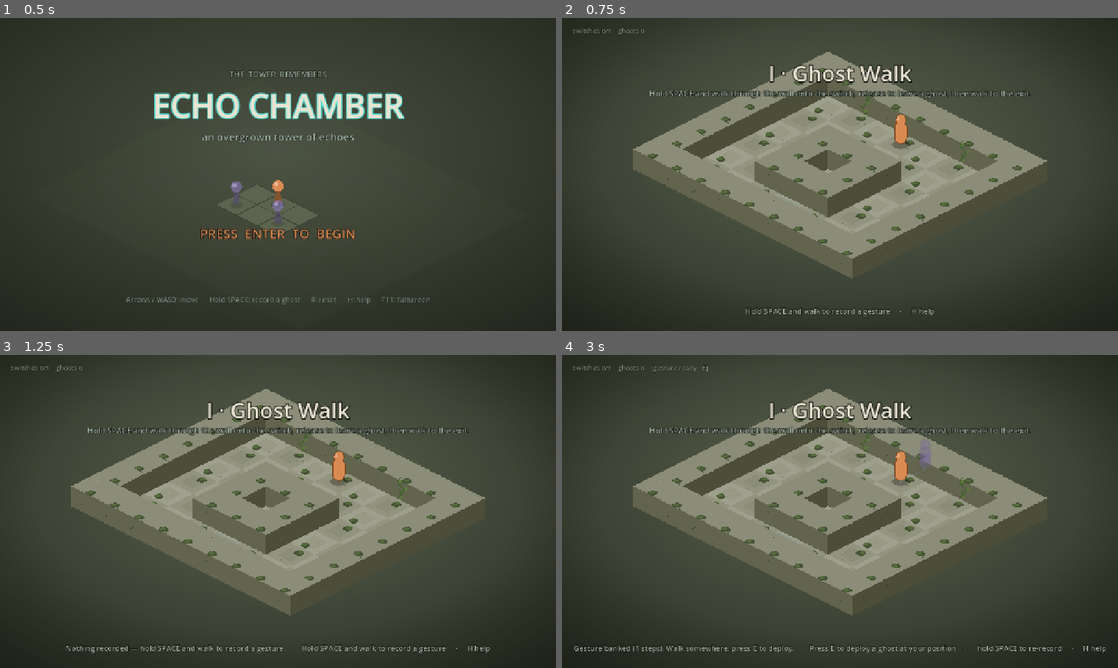
Above: before the commit, frames 1-4 (two rows, left to right).
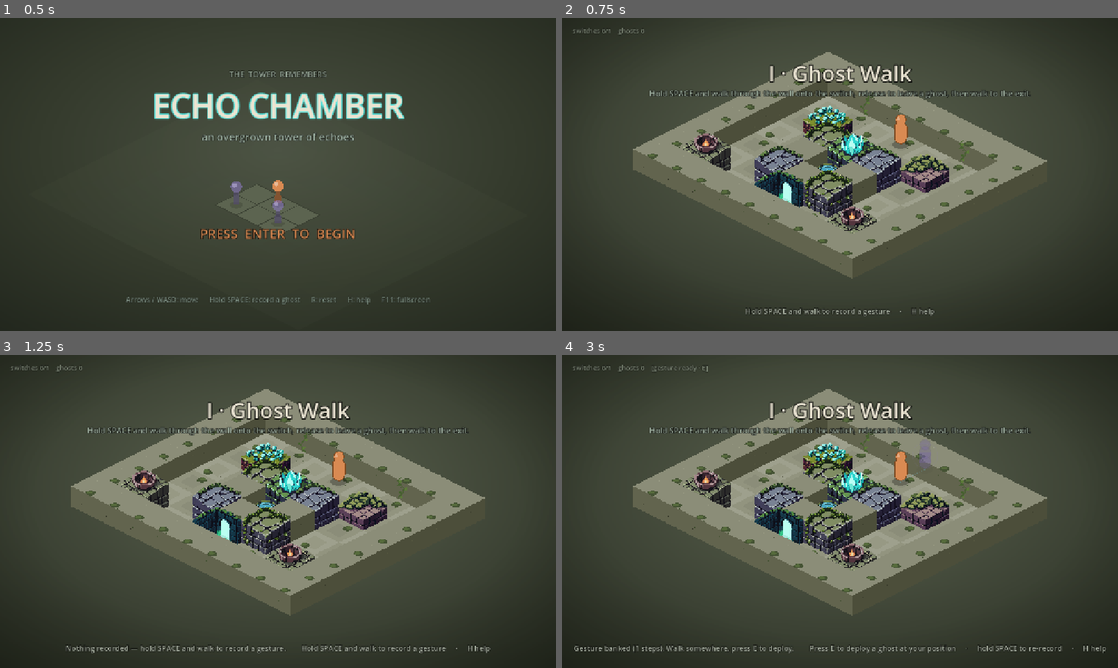
Above: after the commit, the same moments.

Repository: Hkattelu/echo-chamber
Game: Godot game, scene res://start_screen.tscn
The game is run twice, just before and just after one commit, with the same random seed, the same clock (stepped at 60 frames per second) and the same inputs.
Inputs (mouse positions are in pixels of both pictures, inside the frame that each line leads up to):
- Up to frame 1 (0.5 s): no input
- Up to frame 2 (0.75 s): tap Enter at 0.5 s; move the mouse to (962, 158) at 0.52 s; hold Right from 0.53 s (still down); tap R at 0.6 s; click (962, 158) at 0.67 s
- Up to frame 3 (1.25 s): keep holding Right; tap Space at 0.77 s
- Up to frame 4 (3 s): tap Space at 1.25, 1.52, 2.75 s; move the mouse to (728, 527) at 1.27 s; release Right at 1.28 s; hold Down 1.28-2.03 s; tap T at 1.35 s; click (728, 527) at 1.42 s; tap Enter at 2 s; move the mouse to (895, 442) at 2.02 s; hold Right 2.03-2.78 s; tap Backspace at 2.1 s; click (895, 442) at 2.17 s; move the mouse to (812, 574) at 2.77 s; hold Up from 2.78 s (still down); tap N at 2.85 s; click (812, 574) at 2.92 s

Frame 1 is identical in both runs. In frame 2, 5.5% of the frame differs, in the area x 21-70%, y 28-69%; in frame 3, 5.5%; in frame 4, 5.5%.

Commit message:
feat: add PixelLab iso sprites — doorway, wall variants, props, pressure plate
Generate a cohesive set of isometric pixel-art tiles via the PixelLab MCP
(mossy-olive stone + Portal teal/orange palette) and wire them into the
renderer additively, without disturbing the known-good base floor/wall pass:

- doorway: stone archway with teal portal glow, drawn on the exit cell
- plate: teal pressure plate, drawn under the switch glow on plate cells
- wall_mossy / wall_cracked: full-block wall variants
- crystal / brazier: tall wall-cell decor (teal crystals, orange flame)
- rubble / mushrooms: short floor-cell decor

New SPR entries carry an optional "scale" (64px source x1.75 -> exact 112x56
footprint); _blit honors it via draw_texture_rect. Levels gain an optional
"decor" list (cell -> sprite); tall props sit only on wall cells, short props
on quiet floor cells, so pawns never overlap them.

Verified via headless harness: all 4 levels render with no errors and Ghost
Walk still solves to won=true (record -> deploy -> hold switch -> exit).

Co-Authored-By: Claude Opus 4.8 <noreply@anthropic.com>

Diff:
--- a/scripts/Main.gd
+++ b/scripts/Main.gd
@@ -54,6 +54,16 @@
   "floor_b": {"path": "res://assets/sprites/floor_b.png", "anchor": Vector2(56, 38)},
   "wall":    {"path": "res://assets/sprites/wall.png",    "anchor": Vector2(56, 80)},
   "hazard":  {"path": "res://assets/sprites/hazard.png",  "anchor": Vector2(56, 38)},
+  # PixelLab iso tiles (64x64). Footprint diamond centre is at source (32,47);
+  # scaled x1.75 -> exact 112x56 tile footprint (matches floor/wall geometry).
+  "doorway":      {"path": "res://assets/sprites/doorway.png",      "anchor": Vector2(32, 47), "scale": 1.75},
+  "crystal":      {"path": "res://assets/sprites/crystal.png",      "anchor": Vector2(32, 47), "scale": 1.75},
+  "brazier":      {"path": "res://assets/sprites/brazier.png",      "anchor": Vector2(32, 47), "scale": 1.75},
+  "wall_mossy":   {"path": "res://assets/sprites/wall_mossy.png",   "anchor": Vector2(32, 47), "scale": 1.75},
+  "wall_cracked": {"path": "res://assets/sprites/wall_cracked.png", "anchor": Vector2(32, 47), "scale": 1.75},
+  "rubble":       {"path": "res://assets/sprites/rubble.png",       "anchor": Vector2(32, 47), "scale": 1.75},
+  "mushrooms":    {"path": "res://assets/sprites/mushrooms.png",    "anchor": Vector2(32, 47), "scale": 1.75},
+  "plate":        {"path": "res://assets/sprites/plate.png",        "anchor": Vector2(32, 47), "scale": 1.75},
 }
 var tex := {}
 var bg_tex: GradientTexture2D
@@ -80,6 +90,13 @@
       "#...E...#",
       "#########"],
     "vines": [Vector2i(2, 0), Vector2i(6, 0)],
+    "decor": [
+      [Vector2i(4, 3), "crystal"],
+      [Vector2i(3, 3), "wall_mossy"], [Vector2i(5, 3), "wall_cracked"],
+      [Vector2i(3, 5), "wall_cracked"], [Vector2i(5, 5), "wall_mossy"],
+      [Vector2i(1, 6), "brazier"], [Vector2i(7, 6), "brazier"],
+      [Vector2i(2, 2), "mushrooms"], [Vector2i(6, 2), "rubble"],
+    ],
   },
   {
     "name": "Spike Gauntlet",
@@ -93,6 +110,12 @@
       "#...E...#",
       "#########"],
     "vines": [Vector2i(1, 0), Vector2i(7, 0)],
+    "decor": [
+      [Vector2i(8, 1), "crystal"],
+      [Vector2i(0, 3), "wall_mossy"], [Vector2i(8, 3), "wall_cracked"],
+      [Vector2i(0, 5), "brazier"], [Vector2i(8, 5), "brazier"],
+      [Vector2i(1, 4), "mushrooms"], [Vector2i(7, 4), "rubble"],
+    ],
   },
   {
     "name": "Dual Lock",
@@ -108,6 +131,13 @@
       "#....E....#",
       "###########"],
     "vines": [Vector2i(3, 0), Vector2i(7, 0)],
+    "decor": [
+      [Vector2i(3, 3), "crystal"], [Vector2i(7, 3), "crystal"],
+      [Vector2i(2, 3), "wall_mossy"], [Vector2i(4, 3), "wall_cracked"],
+      [Vector2i(6, 3), "wall_cracked"], [Vector2i(8, 3), "wall_mossy"],
+      [Vector2i(0, 7), "brazier"], [Vector2i(10, 7), "brazier"],
+      [Vector2i(1, 2), "mushrooms"], [Vector2i(9, 6), "rubble"],
+    ],
   },
   {
     "name": "Triad",
@@ -123,6 +153,14 @@
       "#....E....#",
       "###########"],
     "vines": [Vector2i(0, 4), Vector2i(10, 4)],
+    "decor": [
+      [Vector2i(1, 3), "crystal"], [Vector2i(5, 3), "crystal"], [Vector2i(9, 3), "crystal"],
+      [Vector2i(0, 3), "wall_mossy"], [Vector2i(2, 3), "wall_cracked"],
+      [Vector2i(4, 3), "wall_cracked"], [Vector2i(6, 3), "wall_mossy"],
+      [Vector2i(8, 3), "wall_mossy"], [Vector2i(10, 3), "wall_cracked"],
+      [Vector2i(0, 7), "brazier"], [Vector2i(10, 7), "brazier"],
+      [Vector2i(3, 6), "mushrooms"], [Vector2i(7, 6), "rubble"],
+    ],
   },
 ]
 
@@ -142,6 +180,7 @@
 var heights := {}
 var vines: Array = []
 var plates: Array[Vector2i] = []
+var decor := {}   # cell (Vector2i) -> sprite name. Cosmetic props on wall/floor cells; no gameplay effect.
 var exit_cell := Vector2i.ZERO
 var start_cell := Vector2i.ZERO
 var board_offset := Vector2.ZERO
@@ -288,6 +327,9 @@
   var rows: Array = data["rows"]
   var hrows: Array = data.get("heights", [])
   vines = data.get("vines", [])
+  decor.clear()
+  for d in data.get("decor", []):
+    decor[d[0]] = d[1]   # d == [Vector2i(x, y), "sprite_name"]
   walls.clear(); floors.clear(); hazards.clear(); heights.clear(); plates.clear()
   won = false; banner.visible = false; message = ""
   grid_h = rows.size()
@@ -552,7 +594,13 @@
 func _blit(sname: String, pos: Vector2) -> bool:
   if not tex.has(sname):
     return false
-  draw_texture(tex[sname], pos - SPR[sname]["anchor"])
+  var sc: float = SPR[sname].get("scale", 1.0)
+  var anchor: Vector2 = SPR[sname]["anchor"]
+  if sc == 1.0:
+    draw_texture(tex[sname], pos - anchor)
+  else:
+    var sz := Vector2(tex[sname].get_size())
+    draw_texture_rect(tex[sname], Rect2(pos - anchor * sc, sz * sc), false)
   return true
 
 func _draw_column(top: Vector2, depth: float) -> void:
@@ -655,7 +703,10 @@
       draw_colored_polygon(dia, C_FLOOR)
       var ol := dia.duplicate(); ol.append(dia[0])
       draw_polyline(ol, C_FLOOR_EDGE, 2.0)
+  if decor.has(cell):
+    _blit(decor[cell], c)   # ground props (rubble, mushrooms, crystal...) sit on the floor
   if plates.has(cell):
+    _blit("plate", c)
     var on: bool = pressed_plates.get(cell, false)
     var glow := C_PLATE_ON if on else C_PLATE
     var ga := 0.62 if on else 0.32
@@ -663,6 +714,7 @@
     draw_colored_polygon(_diamond(c, tile_w * 0.42, tile_h * 0.42), Color(glow.r, glow.g, glow.b, ga))
     draw_colored_polygon(_diamond(c, tile_w * 0.18, tile_h * 0.18), Color(1, 1, 1, ga * 0.5))
   if cell == exit_cell:
+    _blit("doorway", c)   # stone archway; the art carries the resting teal glow
     var ecol := C_EXIT_ON if exit_open else C_EXIT
     var ea := 0.72 if exit_open else 0.34
     draw_colored_polygon(_diamond(c, tile_w * 0.82, tile_h * 0.82), Color(ecol.r, ecol.g, ecol.b, ea * 0.4))
@@ -676,7 +728,8 @@
         Color(C_EXIT_ON.r, C_EXIT_ON.g, C_EXIT_ON.b, 0.16))
 
 func _draw_wall(cell: Vector2i) -> void:
-  if not _blit("wall", _ground(cell)):
+  var sname: String = decor.get(cell, "wall")   # mossy/cracked/crystal/brazier variants are full blocks
+  if not _blit(sname, _ground(cell)) and not _blit("wall", _ground(cell)):
     var base := _ground(cell)
     var top := base - Vector2(0, wall_height)
     var b := _diamond(base, tile_w, tile_h)
Binary file added: assets/sprites/brazier.png
Not shown, added: assets/sprites/brazier.png.import
Binary file added: assets/sprites/crystal.png
Not shown, added: assets/sprites/crystal.png.import
Binary file added: assets/sprites/doorway.png
Not shown, added: assets/sprites/doorway.png.import
Binary file added: assets/sprites/mushrooms.png
Not shown, added: assets/sprites/mushrooms.png.import
Binary file added: assets/sprites/plate.png
Not shown, added: assets/sprites/plate.png.import
Binary file added: assets/sprites/rubble.png
Not shown, added: assets/sprites/rubble.png.import
(and 4 more such lines)
